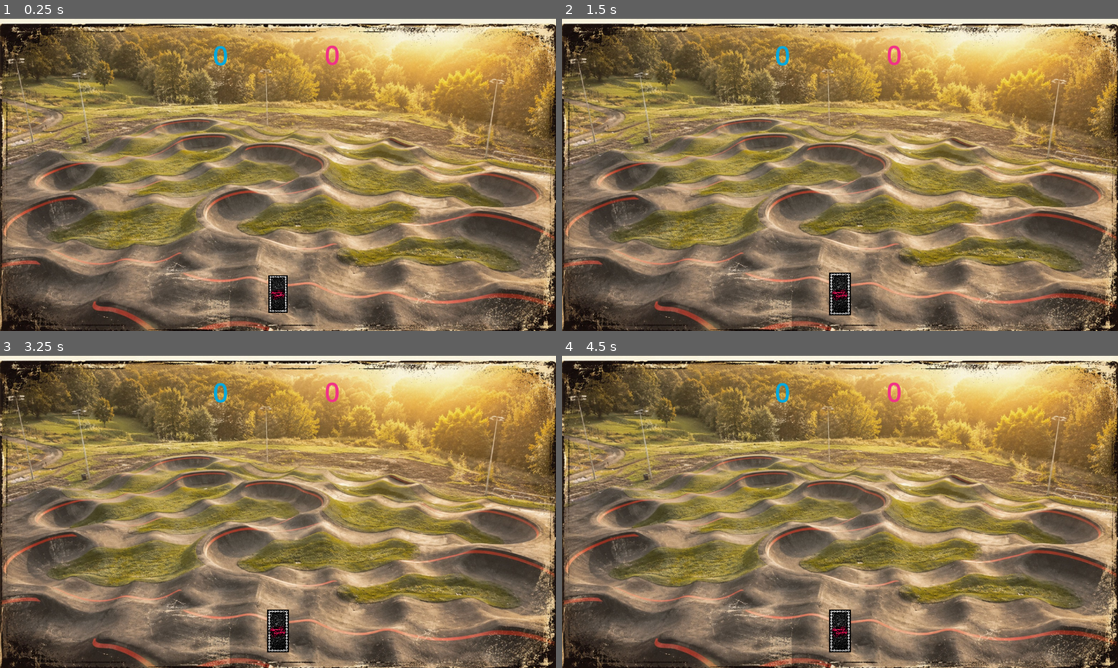
Above: before the commit, frames 1-4 (two rows, left to right).
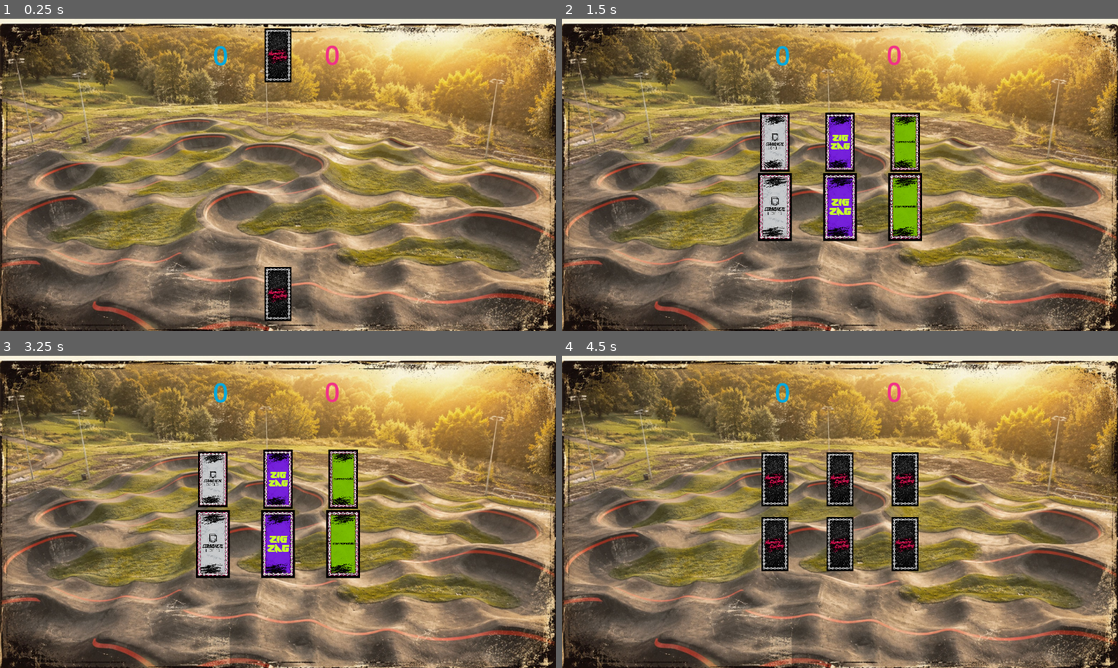
Above: after the commit, the same moments.

Repository: Gi0vai123/Memory_Cycling_TCC
Game: Godot game, scene res://scenes/duelo-advinho.tscn
Same seed, same stepped clock (60 frames per second), same inputs: the game is played once before the commit and once after it. This scene is started directly instead of the project's main scene.
Inputs (mouse positions are in pixels of both pictures, inside the frame that each line leads up to):
- Up to frame 1 (0.25 s): no input
- Up to frame 2 (1.5 s): tap Enter (ui_accept) at 0.5, 0.77 s; move the mouse to (840, 293) at 0.52 s; click (840, 293) at 0.67 s; move the mouse to (728, 190) at 1.27 s; click (728, 190) at 1.42 s
- Up to frame 3 (3.25 s): tap Enter (ui_accept) at 1.52, 2, 2.75, 3.02 s; move the mouse to (333, 442) at 2.02 s; click (333, 442) at 2.17 s; move the mouse to (250, 574) at 2.77 s; click (250, 574) at 2.92 s
- Up to frame 4 (4.5 s): move the mouse to (1006, 558) at 3.52 s; click (1006, 558) at 3.67 s; tap Enter (ui_accept) at 3.77 s; move the mouse to (673, 464) at 4.27 s; click (673, 464) at 4.42 s

The runs differ from the first frame. In frame 1, 1.5% of the frame differs, in the area x 47-53%, y 3-97%; in frame 2, 7.6%, in the area x 35-65%, y 30-96%; in frame 3, 7.5%; in frame 4, 5.6%.
Error before the commit: Invalid assignment of property or key 'lado' with value of type 'String' on a base object of type 'Area2D (cartas-duelo.gd)'. (res://scripts/duelo_advinho.gd:1…

Commit message:
Restaura logica especifica do modo Adivinhacao na carta de duelo

Diff:
--- a/scripts/cartas-duelo.gd
+++ b/scripts/cartas-duelo.gd
@@ -16,6 +16,7 @@
 var som_virar: AudioStreamPlayer
 var som_desvirar: AudioStreamPlayer
 
+var lado: String = ""
 var pode_animar := false
 var virada := false
 var virando := false
@@ -224,3 +225,13 @@
 		return
 	virar()
 	emit_signal("carta_clicada", self)
+
+func bloquear():
+	pode_animar = false
+
+func desbloquear():
+	pode_animar = true
+
+func atualizar_id_visual():
+	if is_node_ready():
+		qualid.text = str(card_id)
